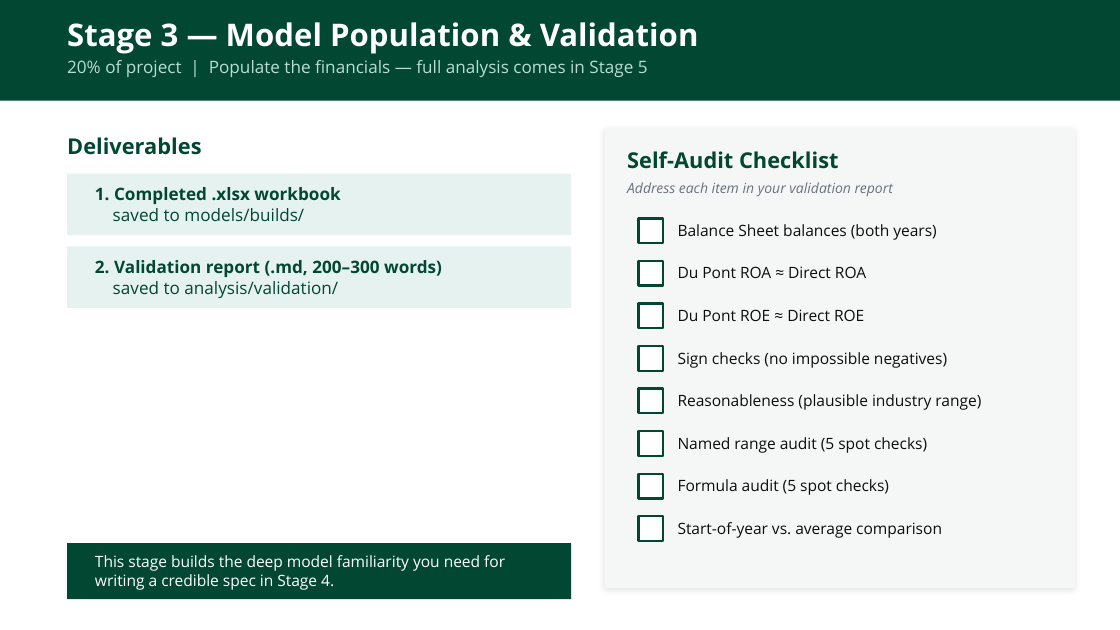
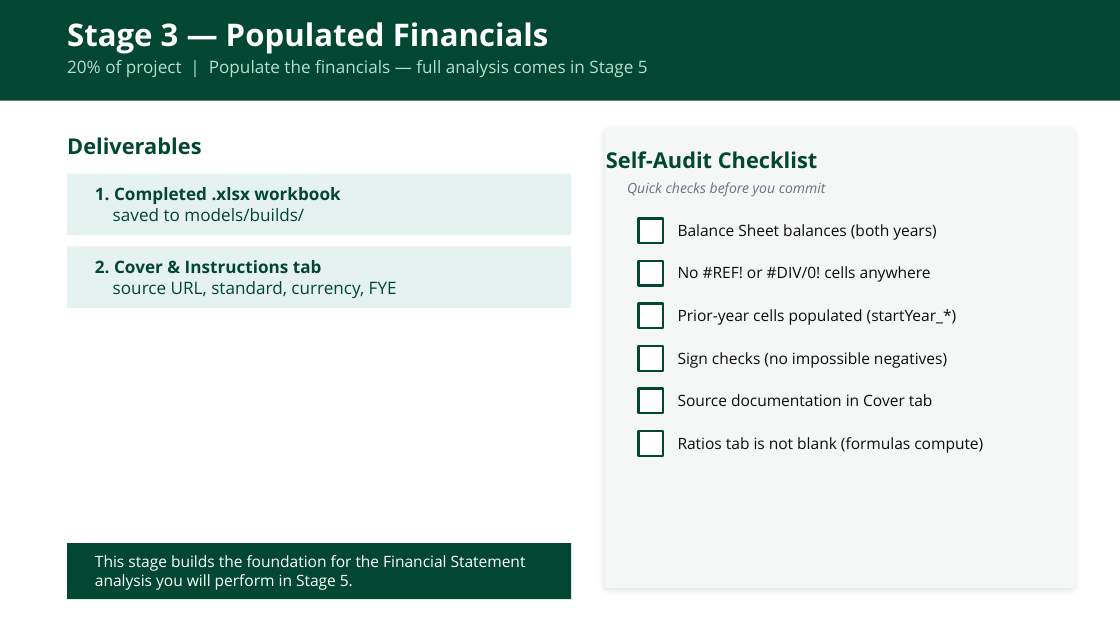
Before and after one commit to adamwstauffer/shidler, a slide deck: slide 23 of courses/BUS-629-VEMBA-International-Corporate-Finance/BUS629_AI_Ratios_Project.pptx (slide 16 before the commit). Drawn at 1120x630 pixels with LibreOffice and Linux fonts; fonts in the diff are those of the drawing. Boxes give left, top, right and bottom in pixels: in the first picture for what was removed or moved away, otherwise in the second. Text is boxed around its words. In the diff, an @@ line names an element or a change of style, - is before the commit and + after.

```diff
--- a/courses/BUS-629-VEMBA-International-Corporate-Finance/BUS629_AI_Ratios_Project.pptx
+++ b/courses/BUS-629-VEMBA-International-Corporate-Finance/BUS629_AI_Ratios_Project.pptx
@@ text at <box>67,22,549,54</box>: text changed @@
-Stage 3 — Model Population & Validation
+Stage 3 — Populated Financials
@@ text "Self-Audit Checklist": place and size @@
-text "Self-Audit Checklist" at <box>627,151,838,169</box>
+text "Self-Audit Checklist" at <box>606,151,817,169</box>
@@ text at <box>627,182,826,197</box>: text changed @@
-Address each item in your validation report
+Quick checks before you commit
@@ text at <box>95,260,397,298</box>: text changed; bold off @@
-2. Validation report (.md, 200–300 words)
-saved to analysis/validation/
+2. Cover & Instructions tab
+source URL, standard, currency, FYE
@@ text at <box>678,266,931,282</box>: text changed @@
-Du Pont ROA ≈ Direct ROA
+No #REF! or #DIV/0! cells anywhere
@@ text at <box>678,309,957,325</box>: text changed @@
-Du Pont ROE ≈ Direct ROE
+Prior-year cells populated (startYear_*)
@@ text at <box>678,394,933,406</box>: text changed @@
-Reasonableness (plausible industry range)
+Source documentation in Cover tab
@@ text at <box>678,437,983,453</box>: text changed @@
-Named range audit (5 spot checks)
+Ratios tab is not blank (formulas compute)
@@ rectangle removed at <box>638,474,663,498</box> @@
@@ text removed at <box>678,479,889,495</box> @@
-Formula audit (5 spot checks)
@@ rectangle removed at <box>638,516,663,541</box> @@
@@ text removed at <box>678,522,942,538</box> @@
-Start-of-year vs. average comparison
@@ text at <box>95,555,526,590</box>: text changed @@
-This stage builds the deep model familiarity you need for writing a credible spec in Stage 4.
+This stage builds the foundation for the Financial Statement analysis you will perform in Stage 5.
```
Also in this commit, not shown: 5 other slides changed, 30 slides added, 1 slide removed.
